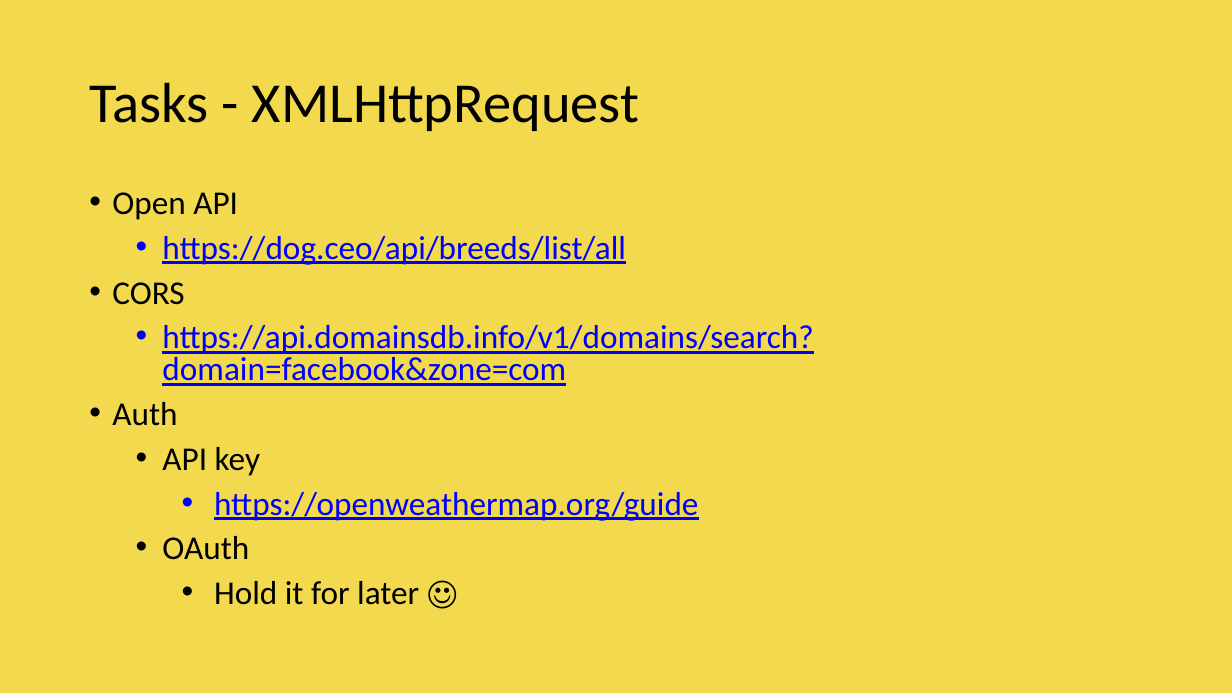
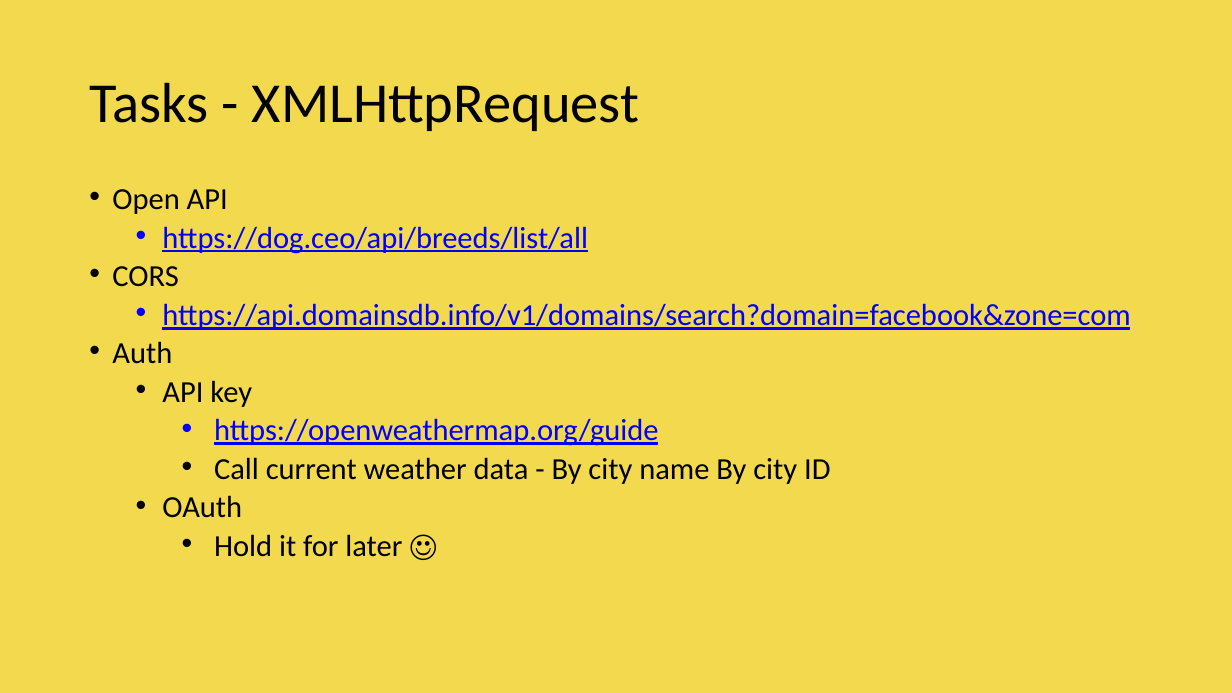
Before and after one commit to vishwanantha/javascript-101, a slide deck: slide 24 of ppt/001 - DataTypes.pptx. Drawn at 1232x693 pixels with LibreOffice and Linux fonts; fonts in the diff are those of the drawing; background and template pictures are left out. Boxes give left, top, right and bottom in pixels: in the first picture for what was removed or moved away, otherwise in the second. Text is boxed around its words. In the diff, an @@ line names an element or a change of style, - is before the commit and + after.

```diff
--- a/ppt/001 - DataTypes.pptx
+++ b/ppt/001 - DataTypes.pptx
@@ text at [112, 189, 1130, 557]: size 25.9 to 23.8 pt in "Open API", "https://dog.ceo/api/breeds/list/all", "CORS", "https://api.domainsdb.info/v1/domains/search?domain=facebook ..." and 5 more places; line spacing 0.8 to 0.7 @@
@@ text at [214, 457, 830, 484]: paragraph added @@
+    • Call current weather data - By city name By city ID
```
Also in this commit, not shown: 1 other file.
